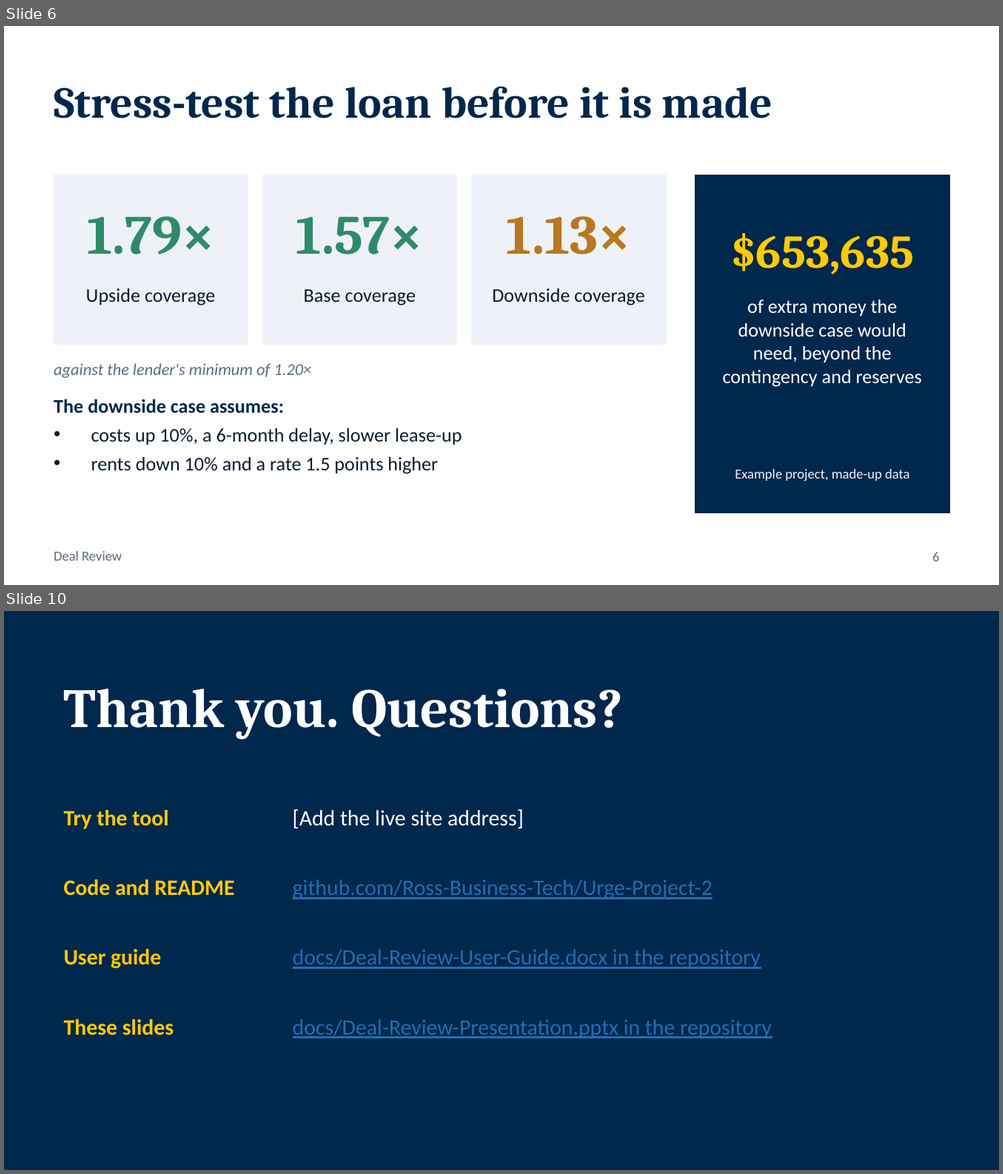
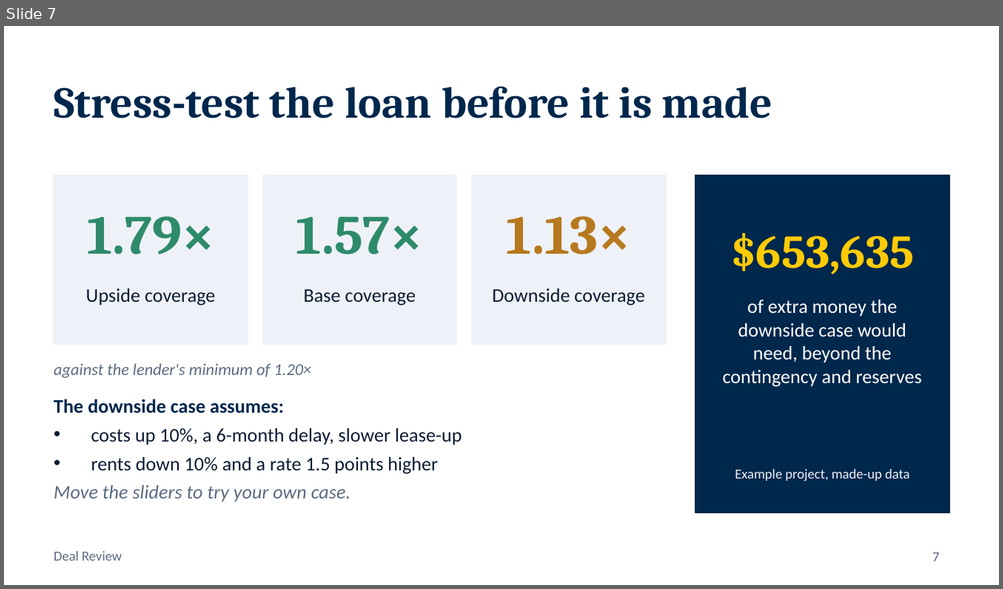
Before and after one commit to Ross-Business-Tech/Urge-Project-2, a slide deck: docs/Deal-Review-Presentation.pptx. Shown one above the other, each under a label of ours: slides 6 and 10 before the commit, slide 7 after it; the slides between them are not shown. The pictures are 1003x1174 and 1003x589 pixels, drawn with LibreOffice and Linux fonts; fonts in the diff are those of the drawing. Boxes give left, top, right and bottom in pixels: in the first picture for what was removed or moved away, otherwise in the second. Text is boxed around its words. In the diff, an @@ line names an element or a change of style, - is before the commit and + after.

```diff
--- a/docs/Deal-Review-Presentation.pptx
+++ b/docs/Deal-Review-Presentation.pptx
@@ slide 10 removed at <box>4,611,999,1170</box>, background #00274C @@
@@ title removed at <box>64,689,623,739</box> @@
-Thank you. Questions?
@@ text removed at <box>64,810,168,829</box> @@
-Try the tool
@@ text removed at <box>293,809,523,829</box> @@
-[Add the live site address]
@@ text removed at <box>64,880,234,896</box> @@
-Code and README
@@ text removed at <box>293,880,712,900</box> @@
-github.com/Ross-Business-Tech/Urge-Project-2
@@ text removed at <box>64,949,161,968</box> @@
-User guide
@@ text removed at <box>293,949,760,969</box> @@
-docs/Deal-Review-User-Guide.docx in the repository
@@ text removed at <box>64,1019,173,1036</box> @@
-These slides
@@ text removed at <box>293,1019,771,1039</box> @@
-docs/Deal-Review-Presentation.pptx in the repository
@@ what was slide 6 is now slide 7 @@
@@ slide 7 changed as well @@
@@ text at <box>54,486,350,502</box>: paragraph added @@
+Move the sliders to try your own case.
@@ page number at <box>932,553,939,562</box>: text changed @@
-6
+7
```
Also in this commit, not shown: 2 other slides changed, 5 slides added, 4 other slides removed, 1 other file.
